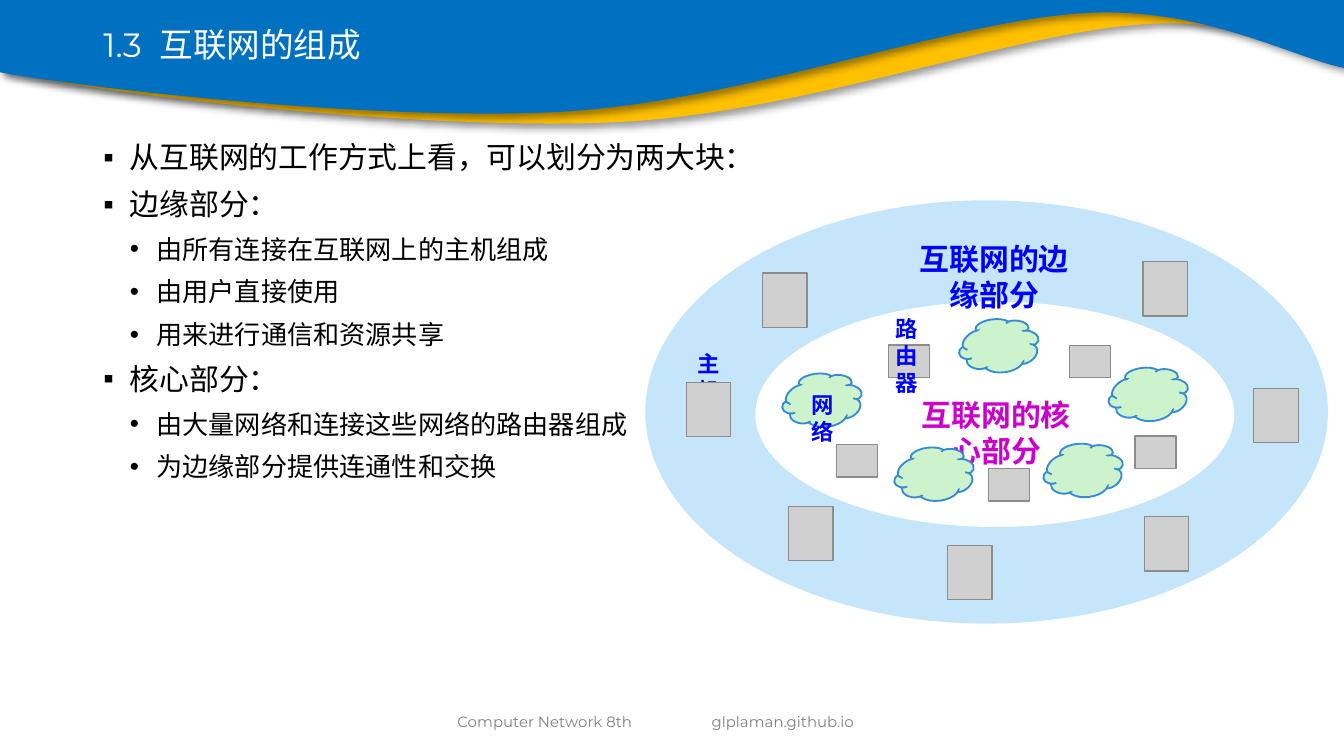
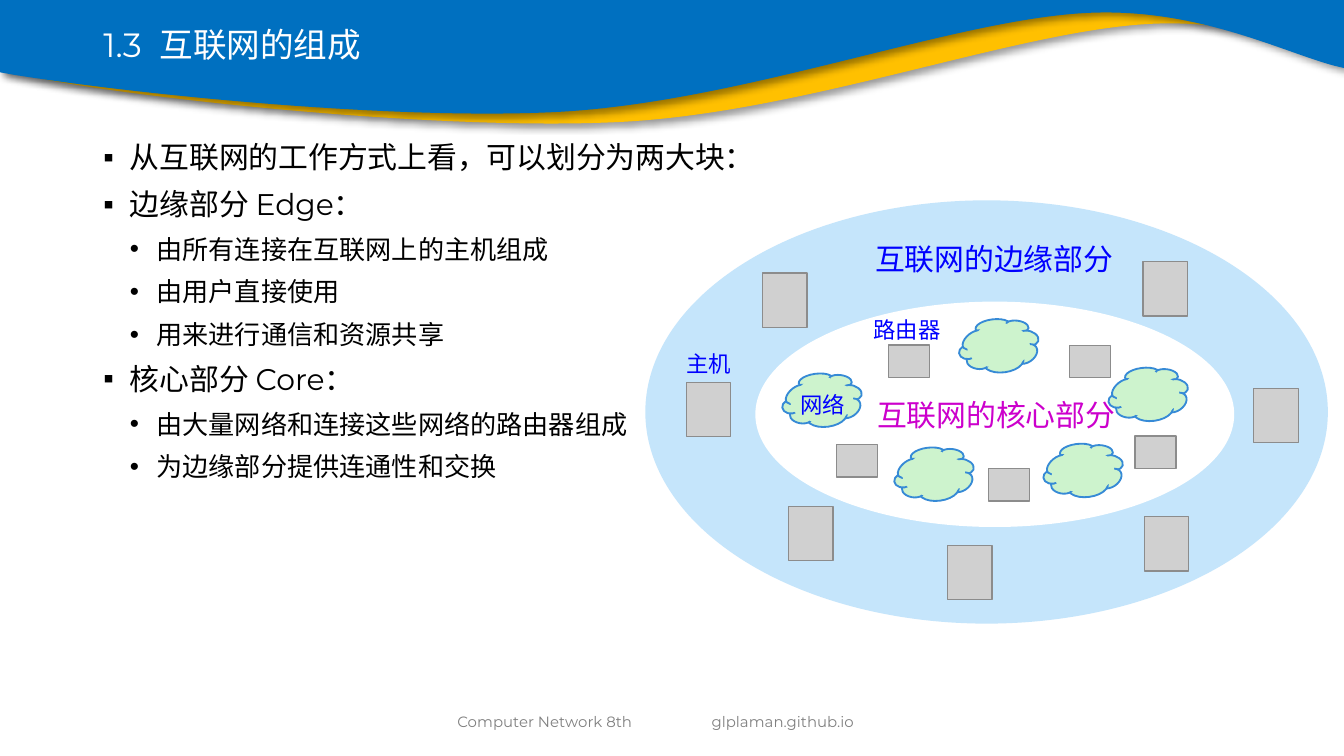
Before and after one commit to glplaman/glplaman.github.io, a slide deck: slide 30 of network/ppt/chap1.pptx (slide 31 before the commit). Drawn at 1344x756 pixels with LibreOffice and Linux fonts; fonts in the diff are those of the drawing; grey boxes stand for pictures; background and template pictures are left out. Boxes give left, top, right and bottom in pixels: in the first picture for what was removed or moved away, otherwise in the second. Text is boxed around its words. In the diff, an @@ line names an element or a change of style, - is before the commit and + after.

```diff
--- a/network/ppt/chap1.pptx
+++ b/network/ppt/chap1.pptx
@@ text at bbox=[130, 190, 364, 221]: text changed @@
-▪ 边缘部分：
+▪ 边缘部分 Edge：
@@ font Times New Roman to Montserrat, bold off in 5 elements at bbox=[686, 353, 731, 374], bbox=[800, 394, 845, 418], bbox=[873, 315, 940, 340], bbox=[877, 396, 1115, 429], bbox=[875, 245, 1113, 273] @@
@@ text "互联网的边缘部分": place and size @@
-text "互联网的边缘部分" at bbox=[920, 244, 1069, 314]
+text "互联网的边缘部分" at bbox=[875, 245, 1113, 273]
@@ text "路由器": place and size @@
-text "路由器" at bbox=[896, 315, 918, 397]
+text "路由器" at bbox=[873, 315, 940, 340]
@@ text "主机": place and size @@
-text "主机" at bbox=[697, 353, 719, 383]
+text "主机" at bbox=[686, 353, 731, 374]
@@ text at bbox=[130, 365, 355, 393]: text changed @@
-▪ 核心部分：
+▪ 核心部分 Core：
@@ text "网络": place and size @@
-text "网络" at bbox=[811, 390, 833, 445]
+text "网络" at bbox=[800, 394, 845, 418]
@@ text "互联网的核心部分": place and size @@
-text "互联网的核心部分" at bbox=[922, 400, 1071, 470]
+text "互联网的核心部分" at bbox=[877, 396, 1115, 429]
```
Also in this commit, not shown: 10 other slides changed, 1 slide removed, 1 other file.
